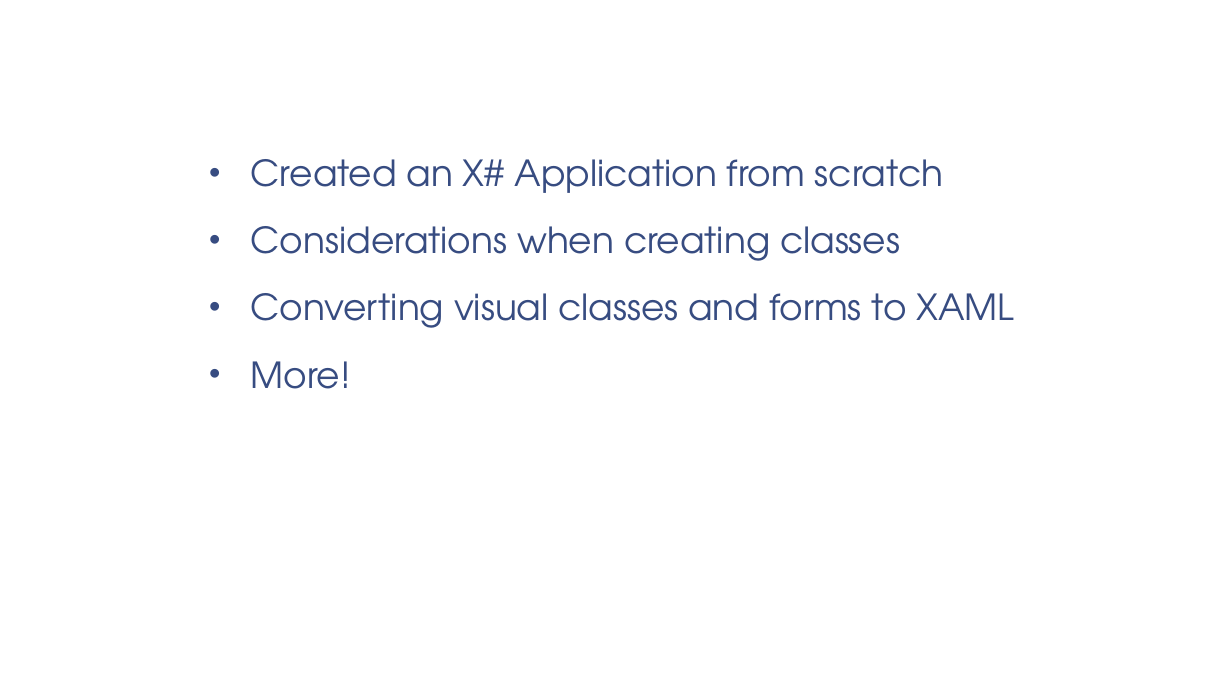
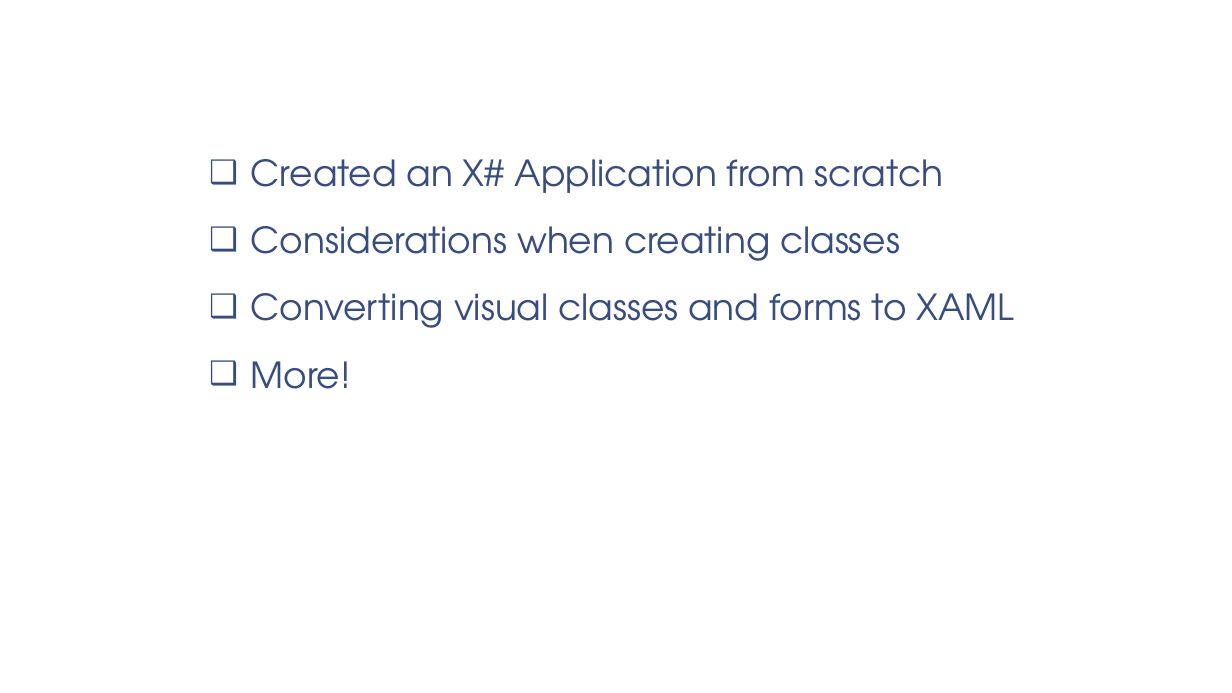
Before and after one commit to eselje/XToDos, a slide deck: slide 17 of Docs/Selje_XSharpFromScratch_Slides.pptx (slide 18 before the commit). Drawn at 1232x693 pixels with LibreOffice and Linux fonts; fonts in the diff are those of the drawing; background and template pictures are left out. Boxes give left, top, right and bottom in pixels: in the first picture for what was removed or moved away, otherwise in the second. Text is boxed around its words. In the diff, an @@ line names an element or a change of style, - is before the commit and + after.

```diff
--- a/Docs/Selje_XSharpFromScratch_Slides.pptx
+++ b/Docs/Selje_XSharpFromScratch_Slides.pptx
@@ text "Created an X# Application from ..." at bbox=[251, 159, 1015, 389]: bullet • to ❑ @@
```
Also in this commit, not shown: 8 other slides changed, 4 slides added, 5 slides removed, 1 other file.
